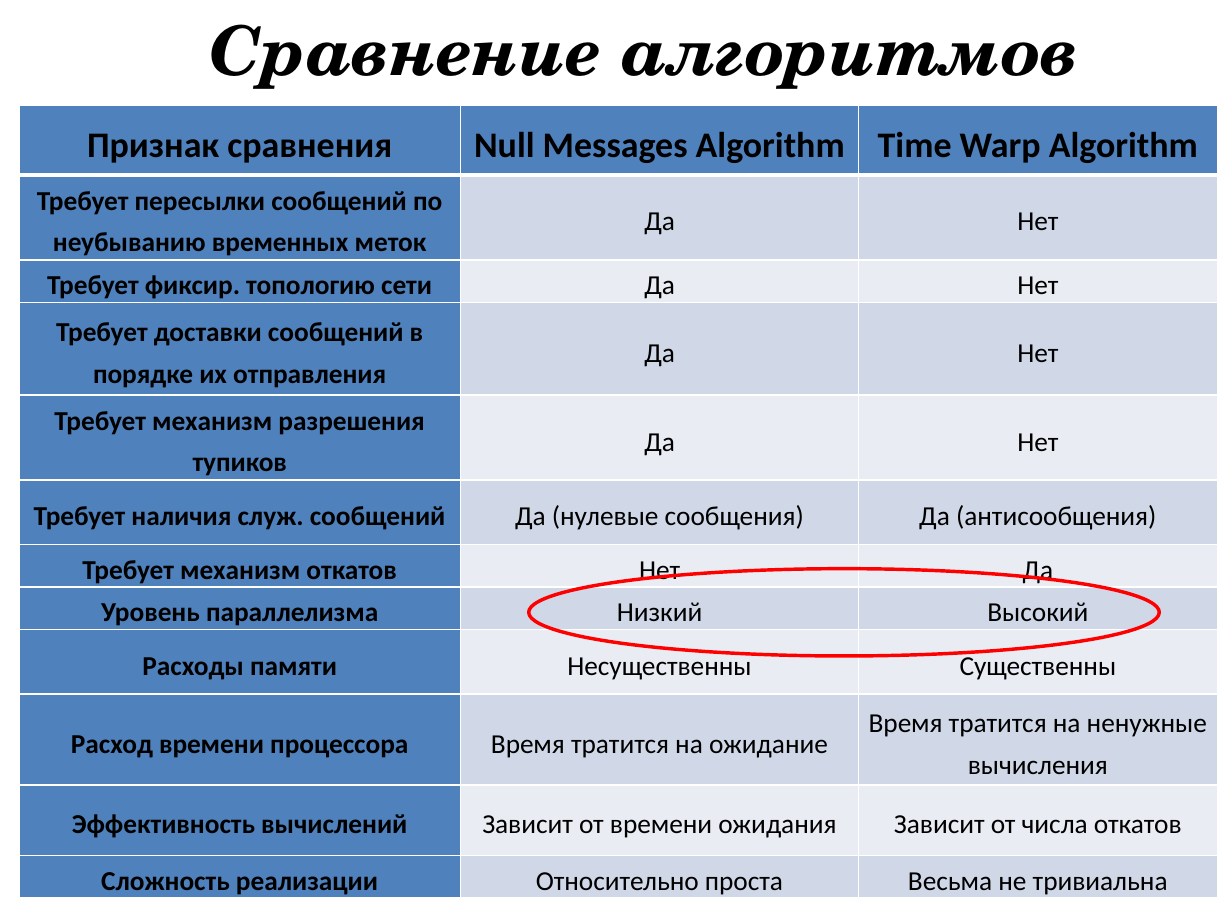
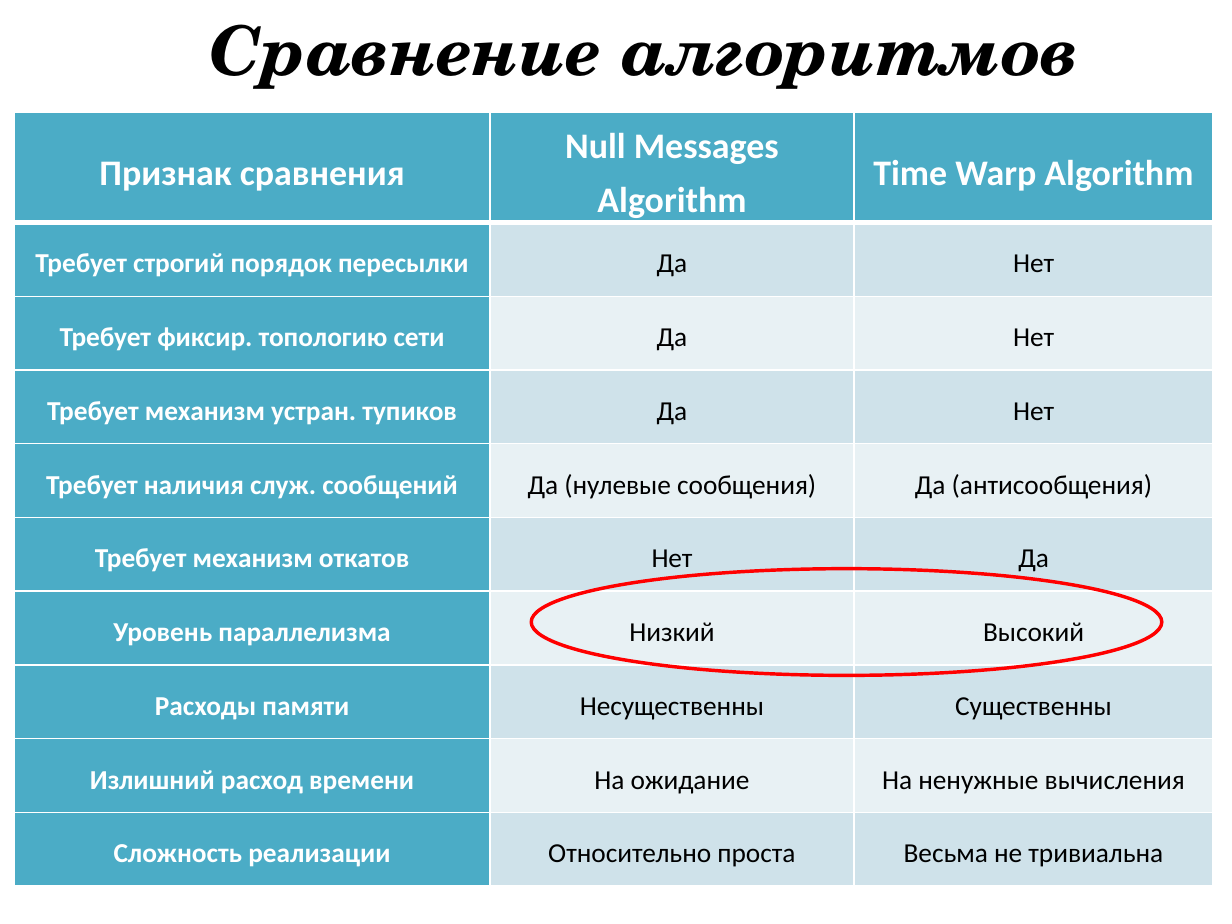
Before and after one commit to tom-trix/SynchAlgorithms, a slide deck: slide 8 of text/Mitrakov.pptx. Drawn at 1232x924 pixels with LibreOffice and Linux fonts; fonts in the diff are those of the drawing; background and template pictures are left out. Boxes give left, top, right and bottom in pixels: in the first picture for what was removed or moved away, otherwise in the second. Text is boxed around its words. In the diff, an @@ line names an element or a change of style, - is before the commit and + after.

```diff
--- a/text/Mitrakov.pptx
+++ b/text/Mitrakov.pptx
@@ table at bbox=[15, 113, 1214, 885] @@
-row 2, column 1: Требует пересылки сообщений по неубыванию временных меток
+row 2, column 1: Требует строгий порядок пересылки
-row 4: Требует доставки сообщений в порядке их отправления | Да | Нет
-row 5: Требует механизм разрешения тупиков | Да | Нет
+row 4: Требует механизм устран. тупиков | Да | Нет
-row 10: Расход времени процессора | Время тратится на ожидание | Время тратится на ненужные вычисления
-row 11: Эффективность вычислений | Зависит от времени ожидания | Зависит от числа откатов
+row 9: Излишний расход времени | На ожидание | На ненужные вычисления
@@ table: place and size @@
-table at bbox=[18, 105, 1217, 899]
+table at bbox=[15, 113, 1214, 885]
@@ ellipse: place and size @@
-ellipse at bbox=[529, 569, 1159, 657]
+ellipse at bbox=[531, 569, 1162, 676]
```
Also in this commit, not shown: 8 other slides changed, 1 other file.
